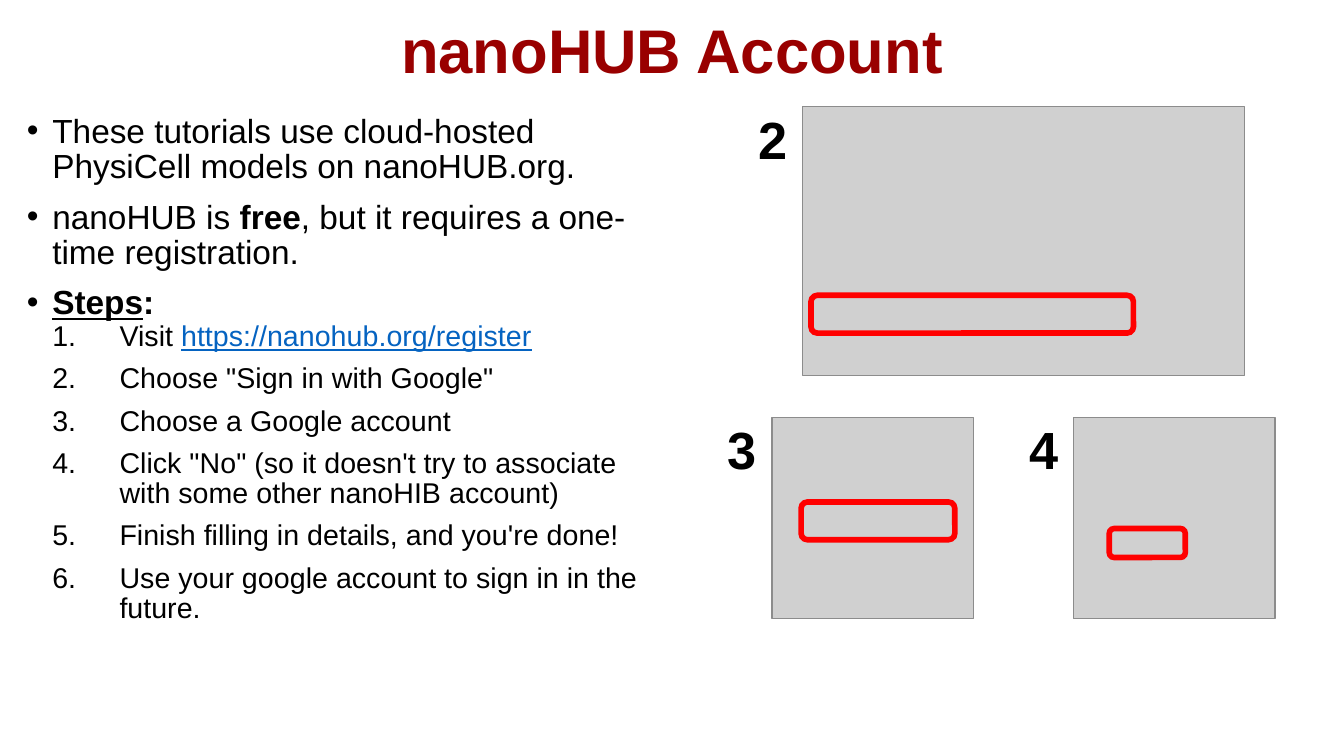
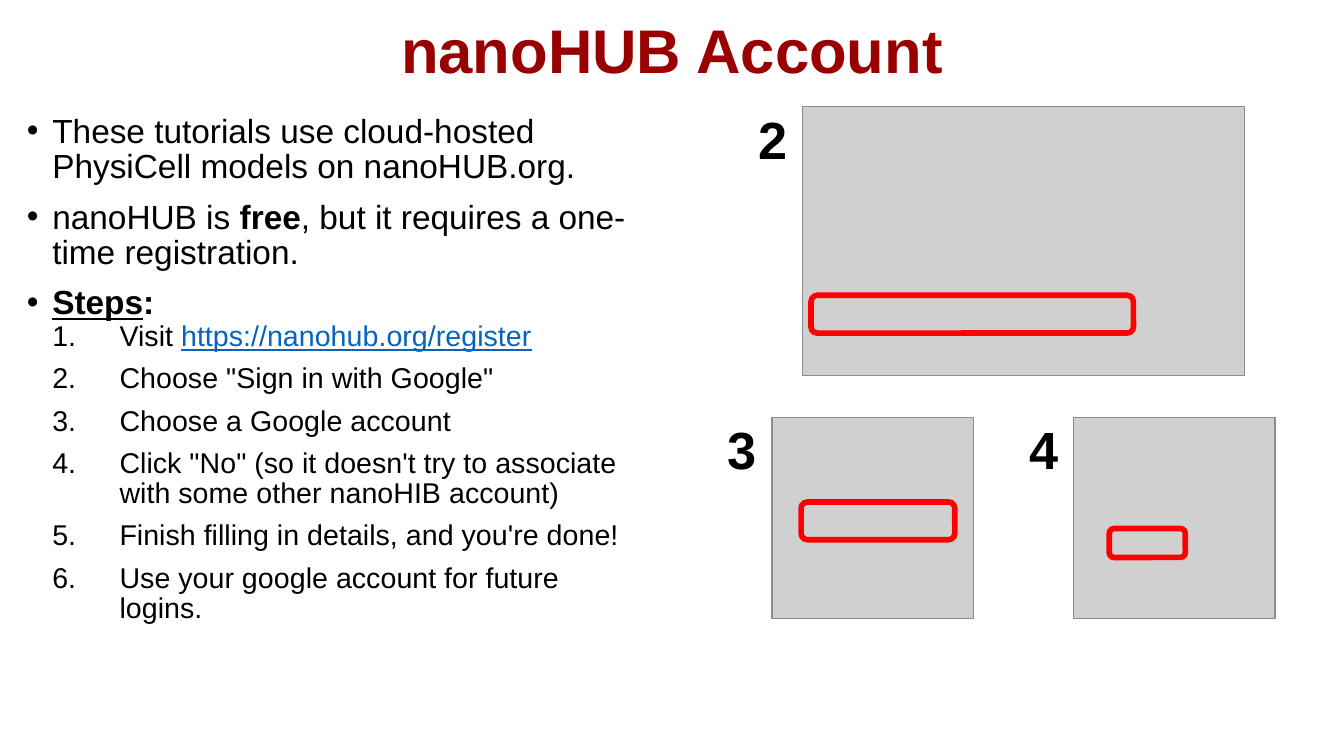
Before and after one commit to physicell-training/02-How-to-nanoHUB, a slide deck: slide 2 of pptx_source/02-How-to-nanoHUB.pptx. Drawn at 1344x756 pixels with LibreOffice and Linux fonts; fonts in the diff are those of the drawing; grey boxes stand for pictures; background and template pictures are left out. Boxes give left, top, right and bottom in pixels: in the first picture for what was removed or moved away, otherwise in the second. Text is boxed around its words. In the diff, an @@ line names an element or a change of style, - is before the commit and + after.

```diff
--- a/pptx_source/02-How-to-nanoHUB.pptx
+++ b/pptx_source/02-How-to-nanoHUB.pptx
@@ text at <box>120,567,559,624</box>: text changed @@
-  6. Use your google account to sign in in the future.
+  6. Use your google account for future logins.
```
Also in this commit, not shown: 2 other slides changed, 1 slide added.
